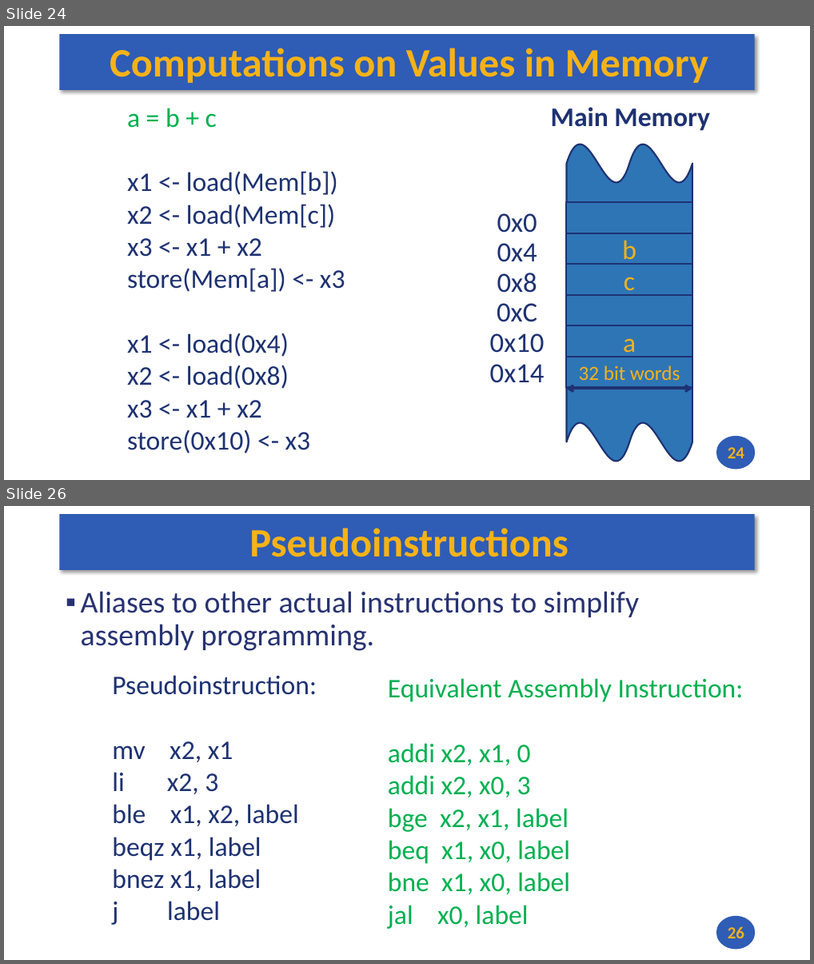
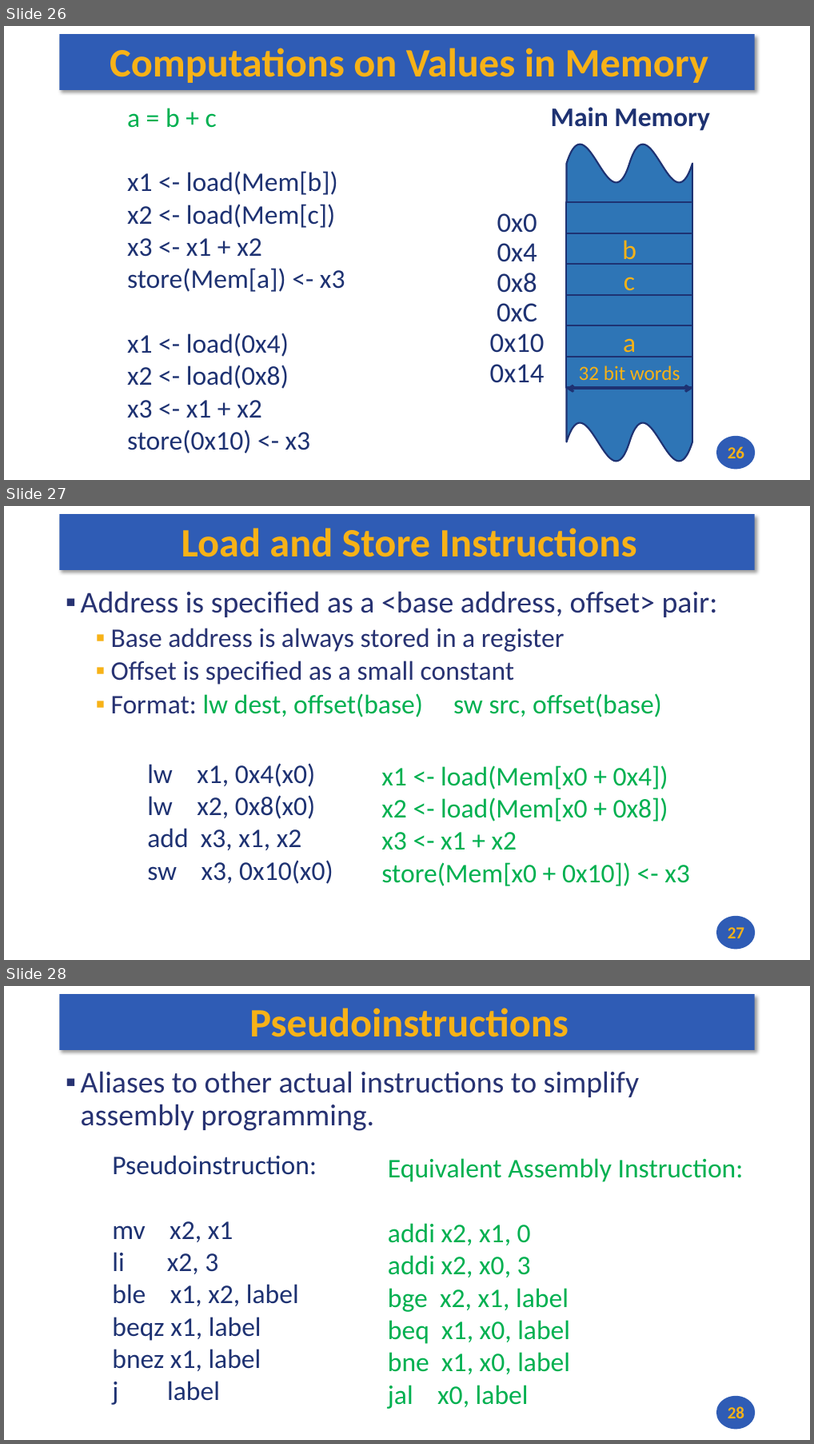
Before and after one commit to andrewt0301/hse-acos-course, a slide deck: docs/part1ca/03_CPU/CA_Lecture_03.pptx. Shown one above the other, each under a label of ours: slides 24 and 26 before the commit, slides 26, 27 and 28 after it; the slides between them are not shown. The pictures are 814x964 and 814x1444 pixels, drawn with LibreOffice and Linux fonts; fonts in the diff are those of the drawing. Boxes give left, top, right and bottom in pixels: in the first picture for what was removed or moved away, otherwise in the second. Text is boxed around its words. In the diff, an @@ line names an element or a change of style, - is before the commit and + after.

```diff
--- a/docs/part1ca/03_CPU/CA_Lecture_03.pptx
+++ b/docs/part1ca/03_CPU/CA_Lecture_03.pptx
@@ slide 27 added at [4,506,810,960], background #FFFFFF; not listed: 2 template elements that a slide beside it also shows @@
@@ title added at [182,528,638,557], 48 pt, text #F7B217, bold @@
+Load and Store Instructions
@@ text added at [81,591,718,717], 32 pt, text #273272 @@
+▪ Address is specified as a <base address, offset> pair:
+  ▪ Base address is always stored in a register
+  ▪ Offset is specified as a small constant
+  ▪ Format: lw dest, offset(base) sw src, offset(base)
@@ text added at [147,763,334,884], 32 pt, text #1E3272 @@
+lw x1, 0x4(x0)
+lw x2, 0x8(x0)
+add x3, x1, x2
+sw x3, 0x10(x0)
@@ text added at [382,765,690,886], 32 pt, text #00B050 @@
+x1 <- load(Mem[x0 + 0x4])
+x2 <- load(Mem[x0 + 0x8])
+x3 <- x1 + x2
+store(Mem[x0 + 0x10]) <- x3
@@ page number added at [728,927,745,938], 20 pt, text #F7B217, bold @@
+27
@@ what was slide 24 is now slide 26 @@
@@ page number at [728,446,745,458]: text changed @@
-24
+26
@@ what was slide 26 is now slide 28 @@
@@ page number at [728,1406,745,1418]: text changed @@
-26
+28
```
Also in this commit, not shown: 2 other slides added, 1 other file.
